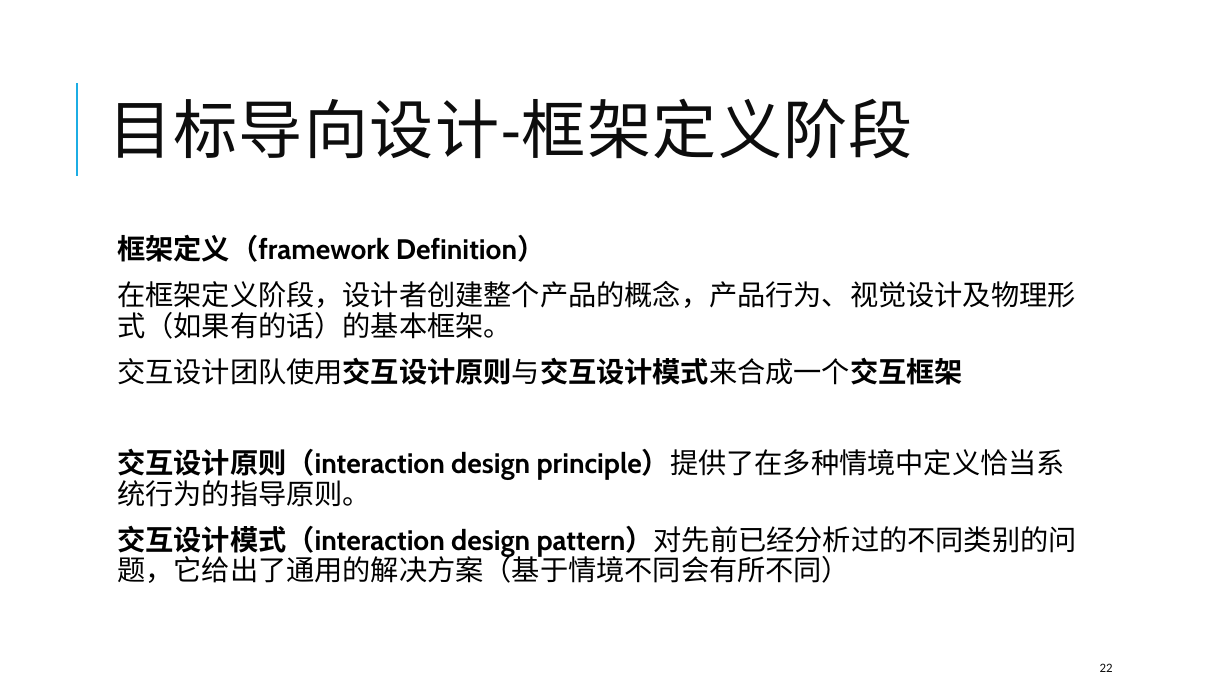
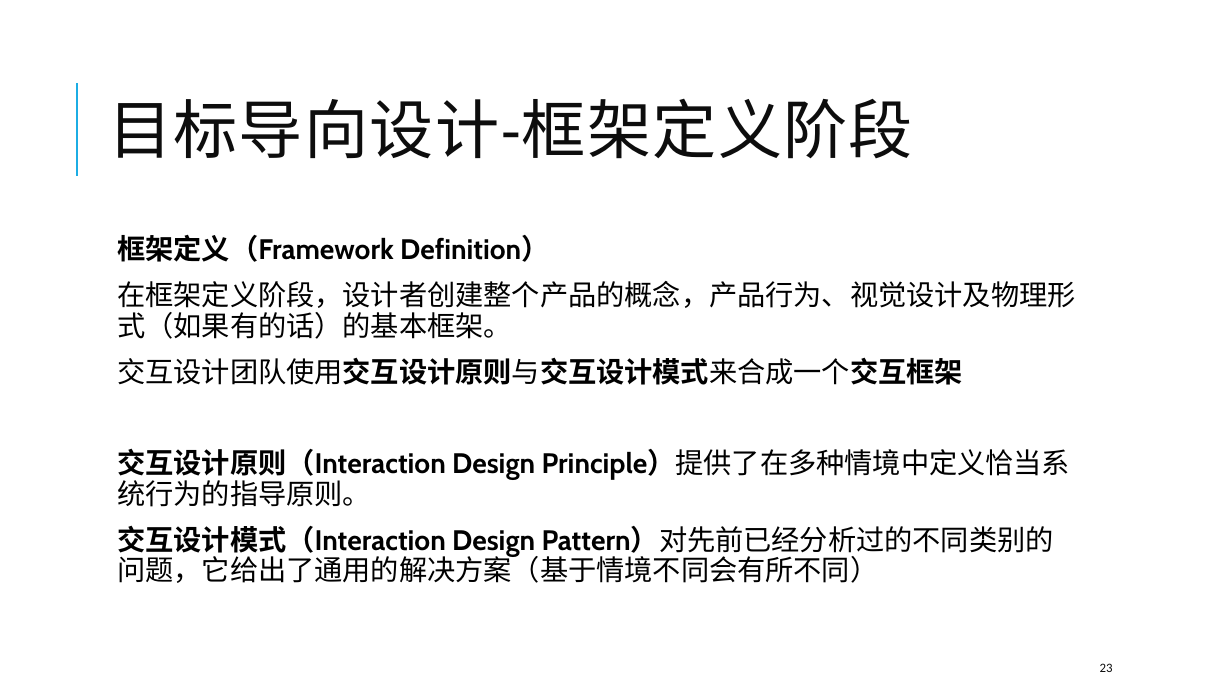
Before and after one commit to SoftwareRequirtmentsG02/Document, a slide deck: slide 23 of PPT/UML/界面原形G02.pptx (slide 22 before the commit). Drawn at 1232x693 pixels with LibreOffice and Linux fonts; fonts in the diff are those of the drawing. Boxes give left, top, right and bottom in pixels: in the first picture for what was removed or moved away, otherwise in the second. Text is boxed around its words. In the diff, an @@ line names an element or a change of style, - is before the commit and + after.

```diff
--- a/PPT/UML/界面原形G02.pptx
+++ b/PPT/UML/界面原形G02.pptx
@@ text at (117, 235, 549, 262): text changed @@
-  框架定义（framework Definition）
+  框架定义（Framework Definition）
@@ text at (117, 448, 1071, 583): text changed @@
-  交互设计原则（interaction design principle）提供了在多种情境中定义恰当系统行为的指导原则。
-  交互设计模式（interaction design pattern）对先前已经分析过的不同类别的问题，它给出了通用的解决方案（基于情境不同会有所不同）
+  交互设计原则（Interaction Design Principle）提供了在多种情境中定义恰当系统行为的指导原则。
+  交互设计模式（Interaction Design Pattern）对先前已经分析过的不同类别的问题，它给出了通用的解决方案（基于情境不同会有所不同）
@@ page number at (1100, 663, 1113, 672): text changed @@
-22
+23
```
Also in this commit, not shown: 9 other slides changed, 4 slides added.
